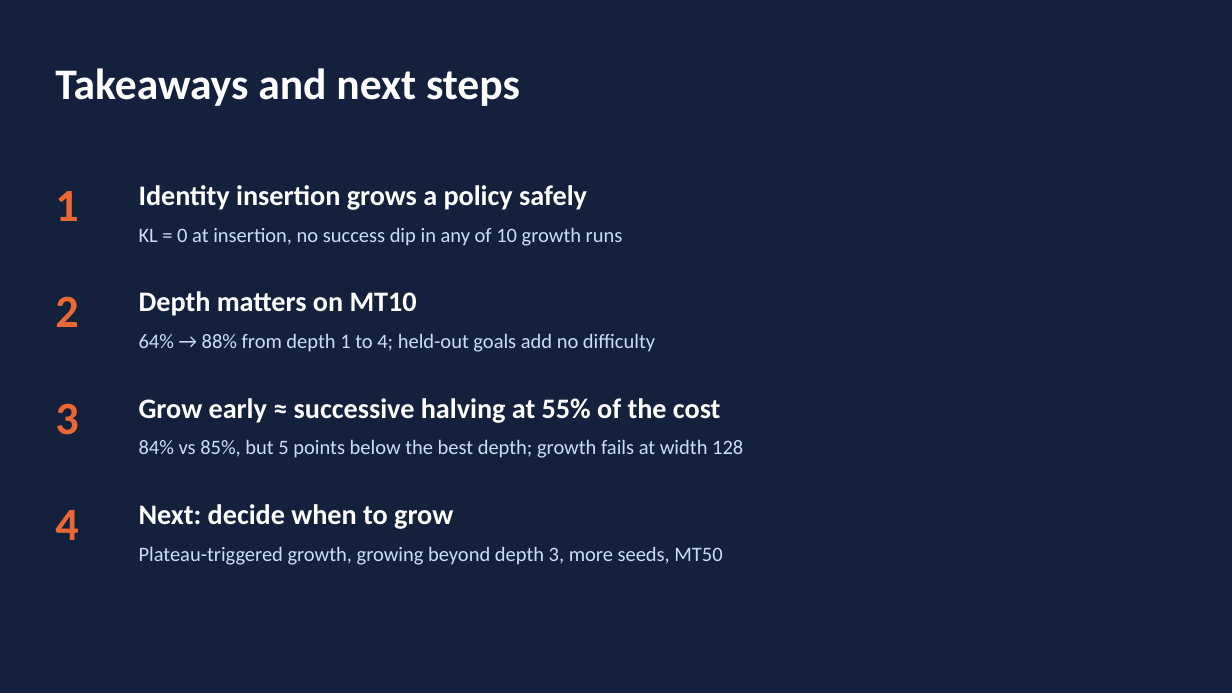
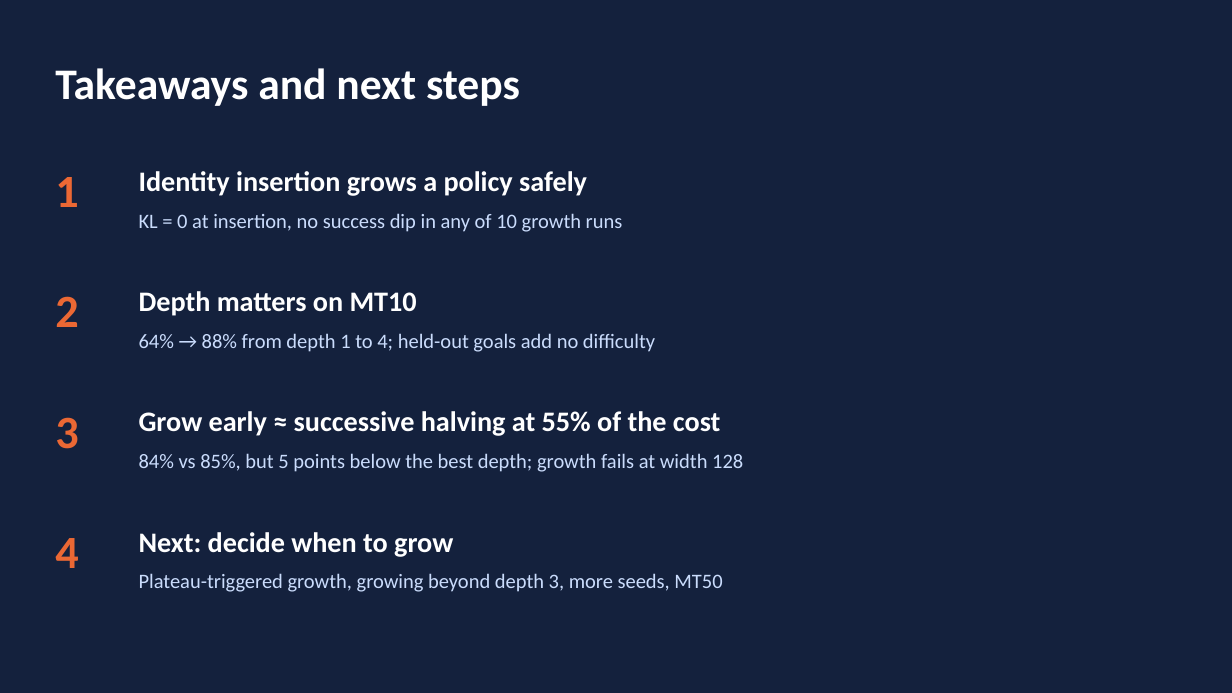
Before and after one commit to adlsdztony/comp9501-depth-growth, a slide deck: slide 15 of deck/COMP9501_Growth_Results_v2.pptx. Drawn at 1232x693 pixels with LibreOffice and Linux fonts; fonts in the diff are those of the drawing. Boxes give left, top, right and bottom in pixels: in the first picture for what was removed or moved away, otherwise in the second. Text is boxed around its words. In the diff, an @@ line names an element or a change of style, - is before the commit and + after.

```diff
--- a/deck/COMP9501_Growth_Results_v2.pptx
+++ b/deck/COMP9501_Growth_Results_v2.pptx
@@ 3 texts: place and size @@
-3 texts at (55,185,623,246)
+3 texts at (55,171,623,232)
@@ 3 texts: place and size @@
-3 texts at (55,398,743,458)
+3 texts at (55,411,743,472)
@@ text "4": place and size @@
-text "4" at (55,510,78,540)
+text "4" at (55,538,78,568)
@@ text "Next: decide when to grow": place and size @@
-text "Next: decide when to grow" at (139,504,453,529)
+text "Next: decide when to grow" at (139,532,453,557)
@@ text "Plateau-triggered growth, growing beyond depth ...": place and size @@
-text "Plateau-triggered growth, growing beyond depth ..." at (139,546,722,565)
+text "Plateau-triggered growth, growing beyond depth ..." at (139,573,722,592)
```
Also in this commit, not shown: 10 other slides changed, 9 other files.
